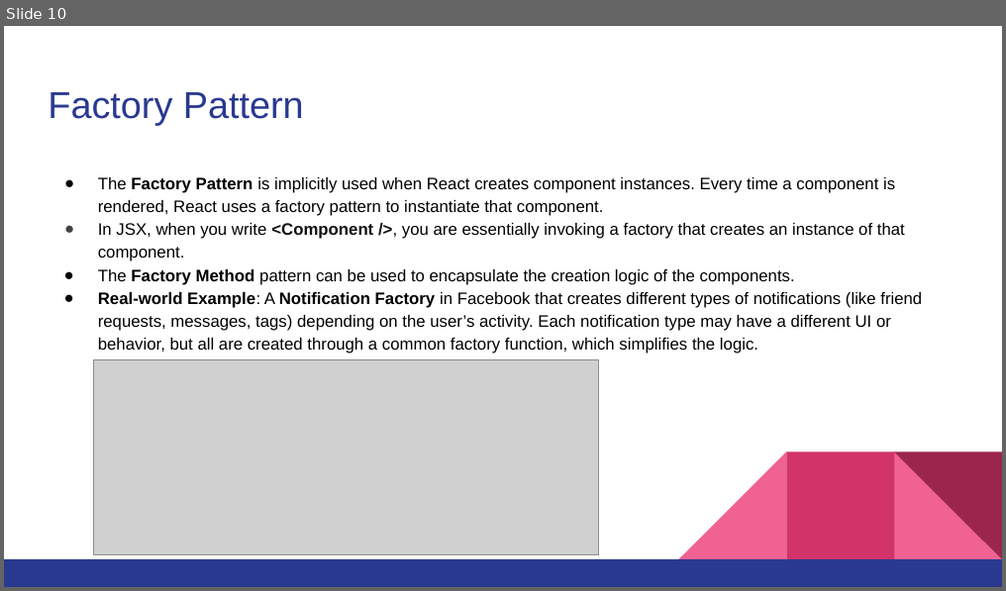
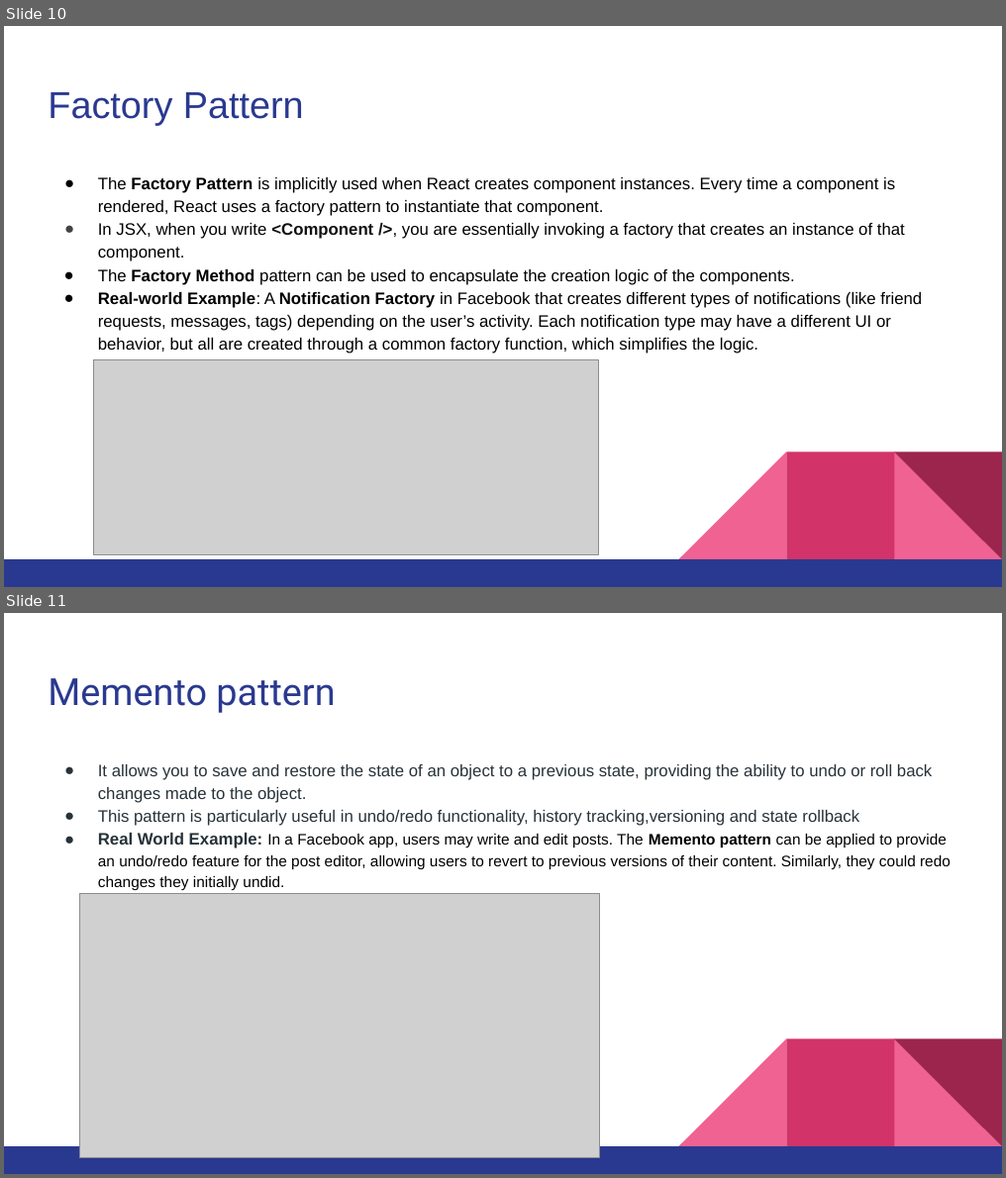
Before and after one commit to Archana-Patukuri/Showroom3D_Web_React, a slide deck: Docs/Design Patterns.pptx. Shown one above the other, each under a label of ours: slide 10 before the commit, slides 10 and 11 after it. The pictures are 1006x591 and 1006x1178 pixels, drawn with LibreOffice and Linux fonts; fonts in the diff are those of the drawing; grey boxes stand for pictures. Boxes give left, top, right and bottom in pixels: in the first picture for what was removed or moved away, otherwise in the second. Text is boxed around its words. In the diff, an @@ line names an element or a change of style, - is before the commit and + after.

```diff
--- a/Docs/Design Patterns.pptx
+++ b/Docs/Design Patterns.pptx
@@ slide 11 added at (x1=4, y1=613, x2=1002, y2=1174), background #FFFFFF; not listed: 5 template elements that a slide beside it also shows @@
@@ title added at (x1=48, y1=678, x2=335, y2=713), 27 pt, text #2A3990 @@
+Memento pattern
@@ text added at (x1=98, y1=764, x2=950, y2=891), 12 pt, text #273239 @@
+● It allows you to save and restore the state of an object to a previous state, providing the ability to undo or roll back changes made to the object.
+● This pattern is particularly useful in undo/redo functionality, history tracking,versioning and state rollback
+● Real World Example: In a Facebook app, users may write and edit posts. The Memento pattern can be applied to provide an undo/redo feature for the post editor, allowing users to revert to previous versions of their content. Similarly, they could redo changes they initially undid.
@@ picture added at (x1=80, y1=893, x2=600, y2=1157) @@
```
